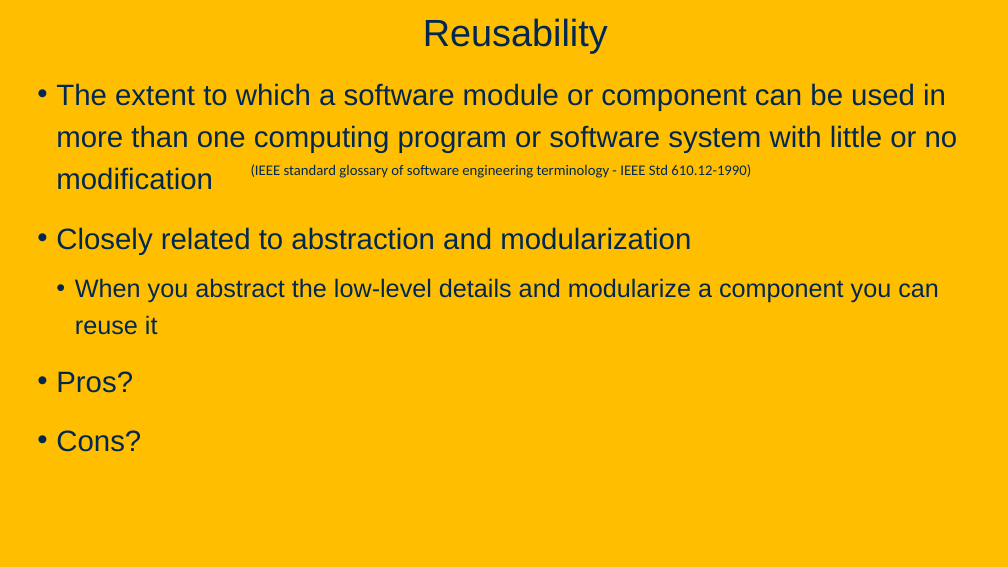
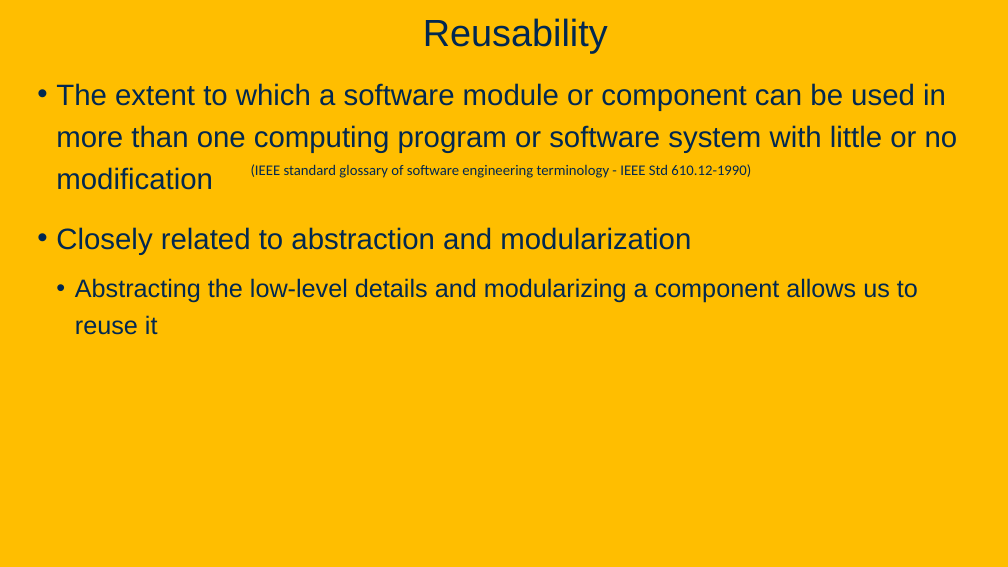
Before and after one commit to davsec-teaching/ECS160-Winter2025, a slide deck: slide 17 of slides/1_logistics_and_course_introduction.pptx. Drawn at 1008x567 pixels with LibreOffice and Linux fonts; fonts in the diff are those of the drawing; background and template pictures are left out. Boxes give left, top, right and bottom in pixels: in the first picture for what was removed or moved away, otherwise in the second. Text is boxed around its words. In the diff, an @@ line names an element or a change of style, - is before the commit and + after.

```diff
--- a/slides/1_logistics_and_course_introduction.pptx
+++ b/slides/1_logistics_and_course_introduction.pptx
@@ text at bbox=[75, 278, 918, 335]: text changed @@
-  • When you abstract the low-level details and modularize a component you can reuse it
-• Pros?
-• Cons?
+  • Abstracting the low-level details and modularizing a component allows us to reuse it
```
Also in this commit, not shown: 9 other slides changed, 1 slide added.
